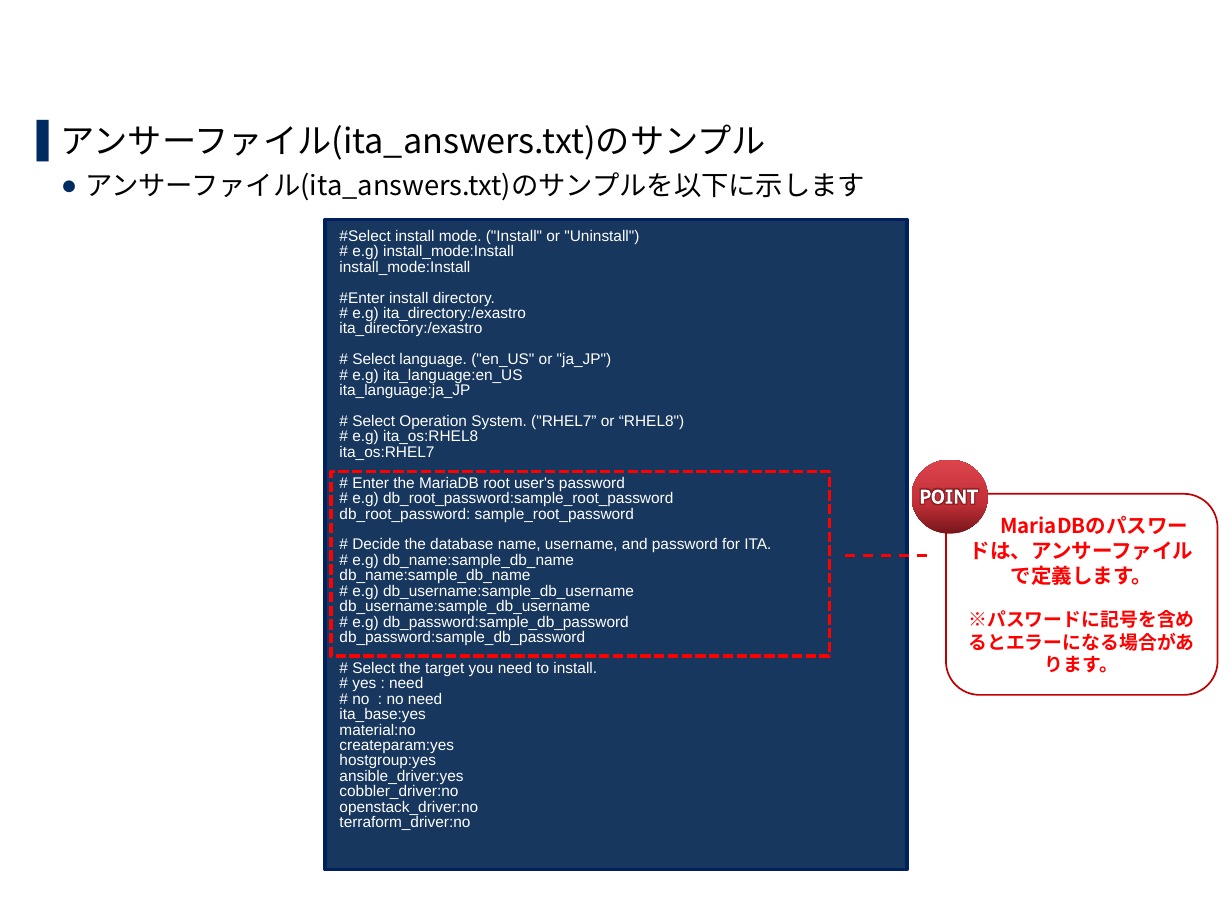
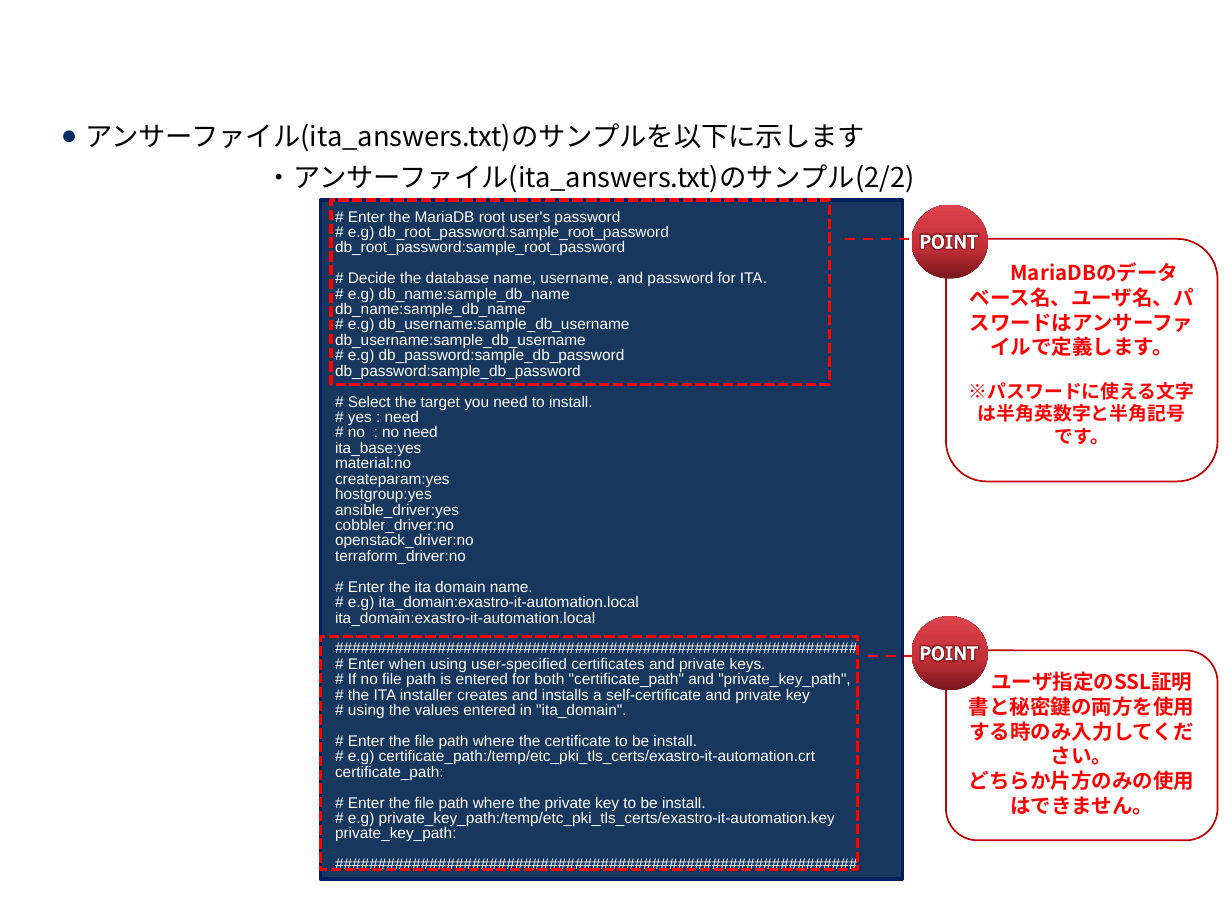
Before and after one commit to exastro-suite/it-automation-docs, a slide deck: slide 20 of asset/Learn_ja/ITA-online-install_ja.pptx (slide 17 before the commit). Drawn at 1232x924 pixels with LibreOffice and Linux fonts; fonts in the diff are those of the drawing; background and template pictures are left out. Boxes give left, top, right and bottom in pixels: in the first picture for what was removed or moved away, otherwise in the second. Text is boxed around its words. In the diff, an @@ line names an element or a change of style, - is before the commit and + after.

```diff
--- a/asset/Learn_ja/ITA-online-install_ja.pptx
+++ b/asset/Learn_ja/ITA-online-install_ja.pptx
@@ text at (61,124,766,160): paragraph removed @@
-▌ アンサーファイル(ita_answers.txt)のサンプル
@@ text at (266,164,915,193): paragraph added @@
+  ・アンサーファイル(ita_answers.txt)のサンプル(2/2)
@@ rectangle "# Enter the MariaDB root ...": place and size @@
-rectangle "# Enter the MariaDB root ..." at (325,219,907,870)
+rectangle "# Enter the MariaDB root ..." at (320,200,902,878)
@@ rectangle added at (331,200,830,384), outline #FF0000 2 pt dashed @@
@@ ellipse added at (912,205,988,278), fill gradient #76161B to #C33037 to #DC444C @@
@@ text in rectangle at (339,229,684,460): paragraphs removed @@
-#Select install mode. ("Install" or "Uninstall")
-# e.g) install_mode:Install
-install_mode:Install
-#Enter install directory.
-# e.g) ita_directory:/exastro
-ita_directory:/exastro
-# Select language. ("en_US" or "ja_JP")
-# e.g) ita_language:en_US
-ita_language:ja_JP
-# Select Operation System. ("RHEL7” or “RHEL8")
-# e.g) ita_os:RHEL8
-ita_os:RHEL7
@@ line added from (845, 239) to (931, 239), #FF0000 1.5 pt dashed @@
@@ freeform shape added at (922,234,978,249), fill #FFFFFF @@
@@ rounded rectangle added at (946,239,1217,482), outline #C00000 1 pt, 12 pt, text #FF0000, bold @@
+MariaDBのデータベース名、ユーザ名、パスワードはアンサーファイルで定義します。
+※パスワードに使える文字は半角英数字と半角記号
+です。
@@ text in rectangle at (335,240,625,256): spaces changed @@
-db_root_password: sample_root_password
+db_root_password:sample_root_password
@@ rounded rectangle removed at (946,494,1217,695) @@
-MariaDBのパスワードは、アンサーファイル
-で定義します。
-※パスワードに記号を含めるとエラーになる場合があります。
@@ text in rectangle at (335,581,850,842): paragraphs added @@
+# Enter the ita domain name.
+# e.g) ita_domain:exastro-it-automation.local
+ita_domain:exastro-it-automation.local
+#############################################################
+# Enter when using user-specified certificates and private keys.
+# If no file path is entered for both "certificate_path" and "private_key_path",
+# the ITA installer creates and installs a self-certificate and private key
+# using the values entered in "ita_domain".
+# Enter the file path where the certificate to be install.
+# e.g) certificate_path:/temp/etc_pki_tls_certs/exastro-it-automation.crt
+certificate_path:
+# Enter the file path where the private key to be install.
+# e.g) private_key_path:/temp/etc_pki_tls_certs/exastro-it-automation.key
+private_key_path:
+#############################################################
@@ ellipse: place and size @@
-ellipse at (912,460,988,533)
+ellipse at (912,616,988,690)
@@ rectangle: place and size @@
-rectangle at (331,472,830,657)
+rectangle at (320,637,857,870)
@@ line moved from (845, 556) - (931, 556) to (867, 657) - (955, 657) @@
@@ freeform shape: place and size @@
-freeform shape at (922,489,978,504)
+freeform shape at (922,646,978,660)
@@ rounded rectangle added at (946,650,1217,840), outline #C00000 1 pt, 12 pt, text #FF0000, bold @@
+ユーザ指定のSSL証明書と秘密鍵の両方を使用する時のみ入力してください。
+どちらか片方のみの使用はできません。
```
Also in this commit, not shown: 16 other slides changed, 6 slides added, 3 slides removed, 14 other files.
